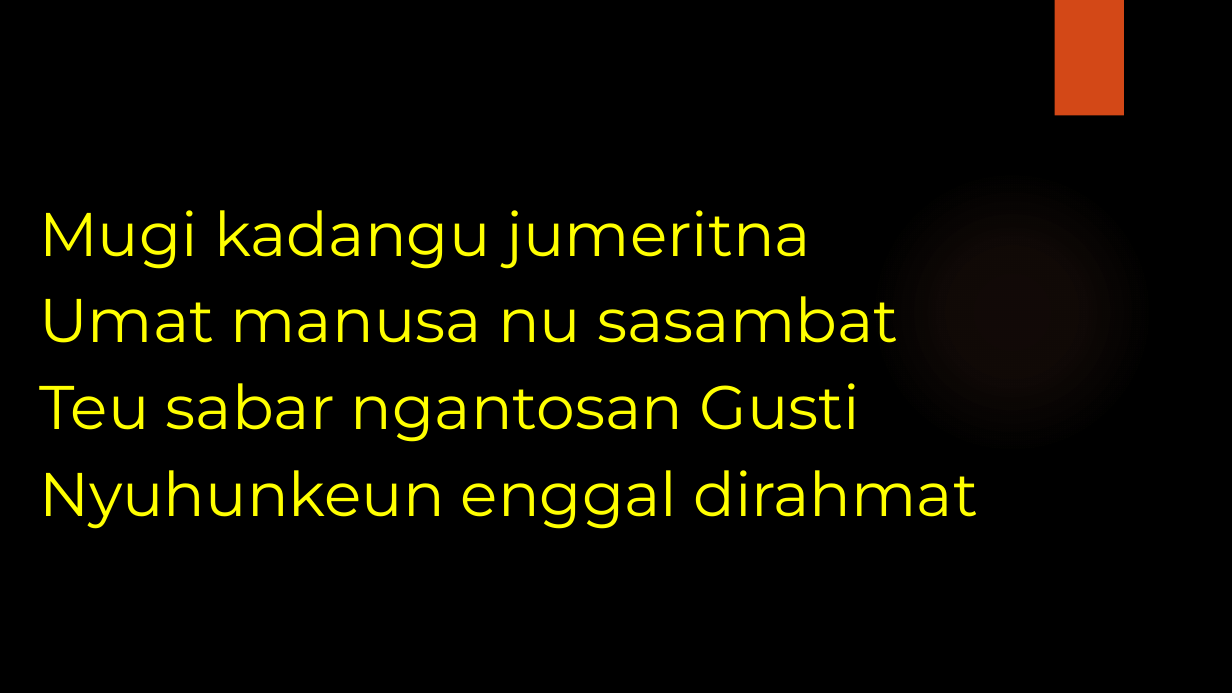
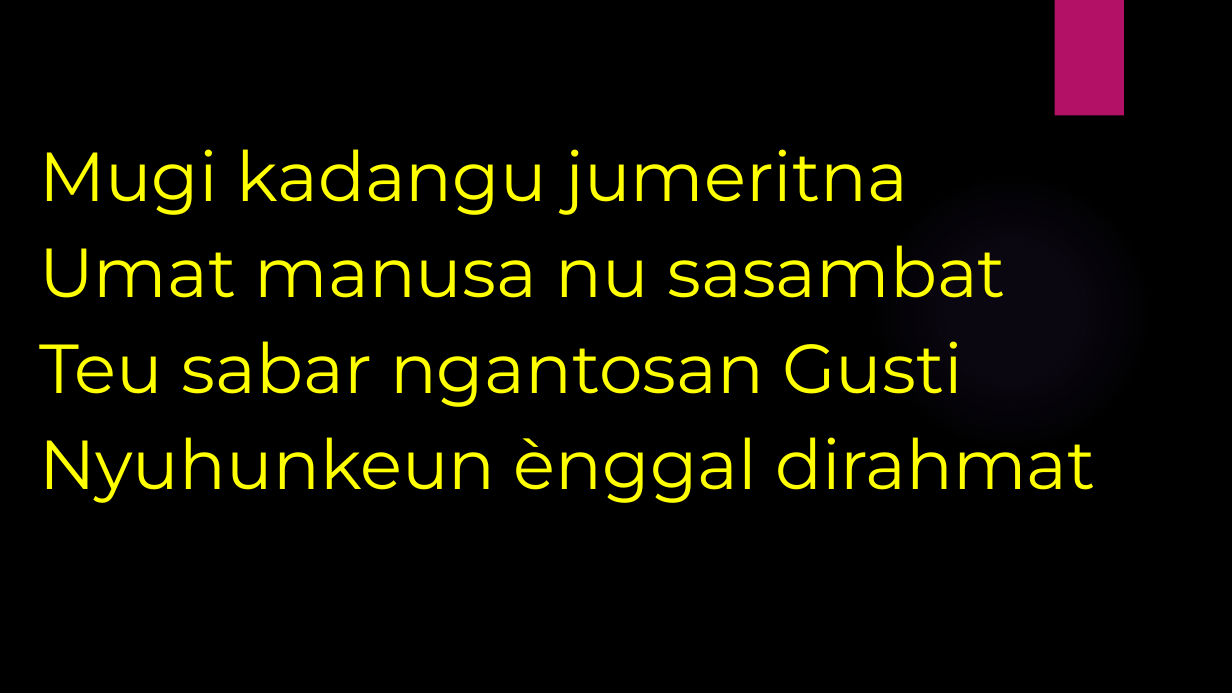
Before and after one commit to laurensius/Slide_Misa_KRC, a slide deck: slide 4 of 2020 12 tanggal 12- 13/Slide Misa Bahasa Sunda.pptx. Drawn at 1232x693 pixels with LibreOffice and Linux fonts; fonts in the diff are those of the drawing; background and template pictures are left out. Boxes give left, top, right and bottom in pixels: in the first picture for what was removed or moved away, otherwise in the second. Text is boxed around its words. In the diff, an @@ line names an element or a change of style, - is before the commit and + after.

```diff
--- a/2020 12 tanggal 12- 13/Slide Misa Bahasa Sunda.pptx
+++ b/2020 12 tanggal 12- 13/Slide Misa Bahasa Sunda.pptx
@@ rectangle at [1055,0,1124,116]: fill #D34817 to #B31166 @@
@@ text "Mugi kadangu jumeritna": place and size @@
-text "Mugi kadangu jumeritna" at [39,210,978,529]
+text "Mugi kadangu jumeritna" at [39,149,1096,503]
@@ text at [39,149,1006,407]: size 48 to 54 pt in "Mugi kadangu jumeritna", "Umat manusa nu sasambat", "Teu sabar ngantosan Gusti" @@
@@ ellipse at [870,169,1154,454]: fill gradient #EF8C6A to gradient #9B6BF2 @@
@@ text at [39,437,1096,503]: text changed; size 48 to 54 pt @@
-Nyuhunkeun enggal dirahmat
+Nyuhunkeun ènggal dirahmat
```
Also in this commit, not shown: 55 other slides changed, 1 slide added, 1 slide removed, 1 other file.
